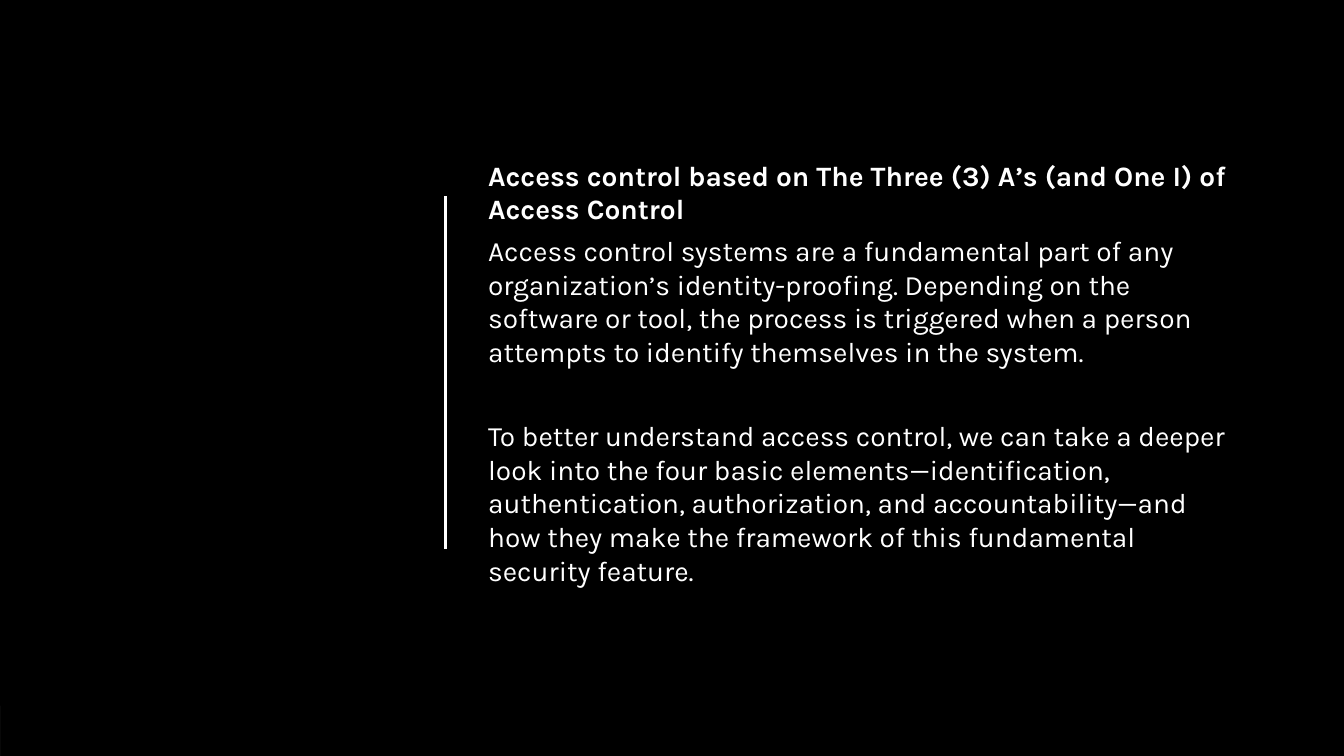
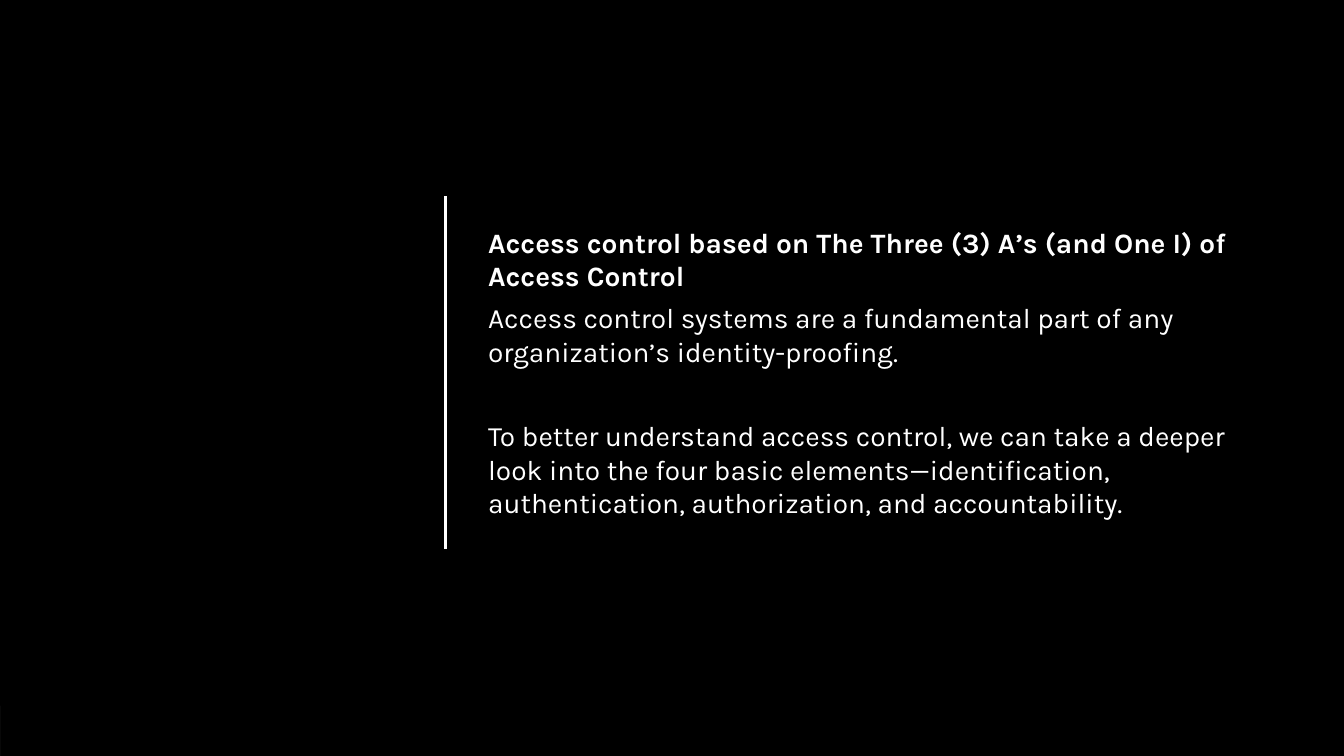
Before and after one commit to ronnie-1947/access-control-ppt, a slide deck: slide 3 of Access Control.pptx. Drawn at 1344x756 pixels with LibreOffice and Linux fonts; fonts in the diff are those of the drawing; background and template pictures are left out. Boxes give left, top, right and bottom in pixels: in the first picture for what was removed or moved away, otherwise in the second. Text is boxed around its words. In the diff, an @@ line names an element or a change of style, - is before the commit and + after.

Commit message:
modified

```diff
--- a/Access Control.pptx
+++ b/Access Control.pptx
@@ text at (x1=488, y1=308, x2=1224, y2=520): text changed @@
-Access control systems are a fundamental part of any organization’s identity-proofing. Depending on the software or tool, the process is triggered when a person attempts to identify themselves in the system.
-To better understand access control, we can take a deeper look into the four basic elements—identification, authentication, authorization, and accountability—and how they make the framework of this fundamental security feature.
+Access control systems are a fundamental part of any organization’s identity-proofing.
+To better understand access control, we can take a deeper look into the four basic elements—identification, authentication, authorization, and accountability.
```
Also in this commit, not shown: 8 other slides changed, 1 slide removed.
